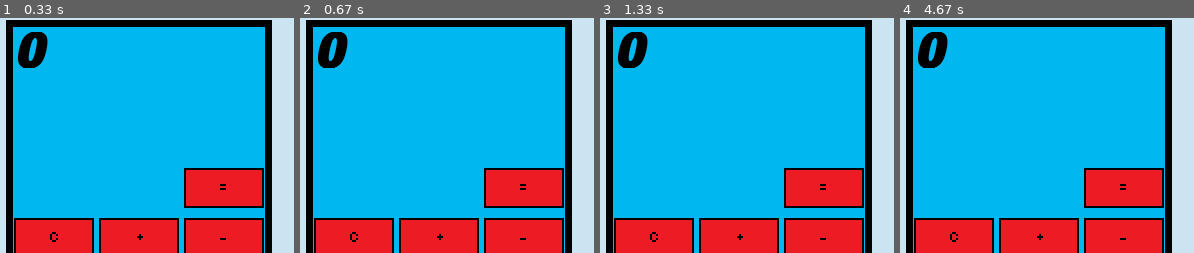
Above: before the commit, frames 1-4 (left to right).
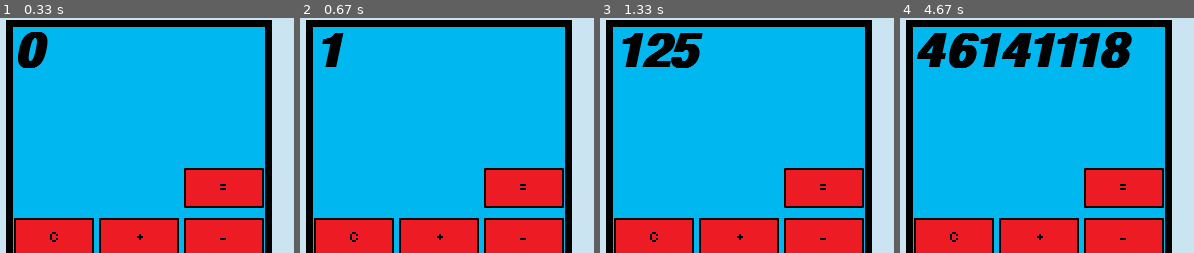
Above: after the commit, the same moments.

Repository: JustSch/calculator_pygame
Game: pygame game, started from calculator.py
Same seed, same stepped clock (60 frames per second), same inputs: the game is played once before the commit and once after it.
Inputs (mouse positions are % of the whole screen's width and height, from its top left):
- Up to frame 1 (0.33 s): no input
- Up to frame 2 (0.67 s): click (9, 89) at 0.38 s
- Up to frame 3 (1.33 s): click (24, 89) at 0.72 s; click (20, 78) at 1.05 s
- Up to frame 4 (4.67 s): click (38, 89) at 1.38 s; click (13, 50) at 1.72 s; click (9, 79) at 2.05 s; click (38, 79) at 2.38 s; click (9, 89) at 2.72 s; click (9, 79) at 3.05 s; click (9, 89) at 3.38 s; click (9, 89) at 3.72 s; click (9, 89) at 4.05 s; click (30, 72) at 4.38 s
The pictures show only the part of the screen within x 0-50%, y 0-50%; the shares and areas given below are measured in that part.

Frame 1 is identical in both runs. In frame 2, 0.9% of the frame differs, in the area x 6-17%, y 5-22%; in frame 3, 2.8%; in frame 4, 6.3%, in the area x 5-79%, y 5-22%.

Commit message:
added functionality to numbers and clear button

Diff:
--- a/calculator.py
+++ b/calculator.py
@@ -122,30 +122,96 @@
 
     screen.fill((202, 228, 241))
     clock.tick(60)
-
+    #do buttons as if statments then dictionary later
     calculator_frame.draw(screen)
-    calculator_button_1.draw(screen)
-    calculator_button_2.draw(screen)
-    calculator_button_3.draw(screen)
-    calculator_button_4.draw(screen)
-    calculator_button_5.draw(screen)
-    calculator_button_6.draw(screen)
-    calculator_button_7.draw(screen)
-    calculator_button_8.draw(screen)
-    calculator_button_0.draw(screen)
-    calculator_button_16.draw(screen)
+    if calculator_button_1.draw(screen):
+        print('1 pressed')
+        if display_num == 0:
+            display_num = 1
+        else:
+            display_num = display_num * 10 + 1
+    if calculator_button_2.draw(screen):
+        #can put these lines into its own function with number passed in
+        print('2 pressed')
+        if display_num == 0:
+            display_num = 2
+        else:
+            display_num = display_num * 10 + 2
+    if calculator_button_3.draw(screen):
+        print('3 pressed')
+        if display_num == 0:
+            display_num = 3
+        else:
+            display_num = display_num * 10 + 3
+    if calculator_button_4.draw(screen):
+        print('4 pressed')
+        if display_num == 0:
+            display_num = 4
+        else:
+            display_num = display_num * 10 + 4
+    if calculator_button_5.draw(screen):
+        print('5 pressed')
+        if display_num == 0:
+            display_num = 5
+        else:
+            display_num = display_num * 10 + 5
+    if calculator_button_6.draw(screen):
+        print('6 pressed')
+        if display_num == 0:
+            display_num = 6
+        else:
+            display_num = display_num * 10 + 6
+    if calculator_button_7.draw(screen):
+        print('7 pressed')
+        if display_num == 0:
+            display_num = 7
+        else:
+            display_num = display_num * 10 + 7
+    if calculator_button_8.draw(screen):
+        print('8 pressed')
+        if display_num == 0:
+            display_num = 8
+        else:
+            display_num = display_num * 10 + 8
+
+    if calculator_button_9.draw(screen):
+        print('9 pressed')
+        if display_num == 0:
+            display_num = 9
+        else:
+            display_num = display_num * 10 + 9
+
+    if calculator_button_0.draw(screen):
+        print('0 pressed')
+        if display_num == 0:
+            display_num = 0
+        else:
+            display_num = display_num * 10 + 0
+
+    if calculator_button_16.draw(screen):
+        print('Clear pressed')
+        display_num = 0
+        addition = False
+        subtraction = False
+        multiplication = False
+        division = False
+        answer = 0
+
+
     calculator_button_10.draw(screen)
     calculator_button_11.draw(screen)
     calculator_button_14.draw(screen)
     calculator_button_13.draw(screen)
     calculator_button_12.draw(screen)
 
-    if calculator_button_9.draw(screen):
-        print('9 pressed')
-        if display_num == 0:
-            display_num = 9
-        else:
-            display_num = display_num * 10 + 9
+    # calculator_button_16.draw(screen)
+    # calculator_button_10.draw(screen)
+    # calculator_button_11.draw(screen)
+    # calculator_button_14.draw(screen)
+    # calculator_button_13.draw(screen)
+    # calculator_button_12.draw(screen)
+
+
 
     draw_text(str(display_num),text_font,(0,0,0),50,10)
     for event in pygame.event.get():
